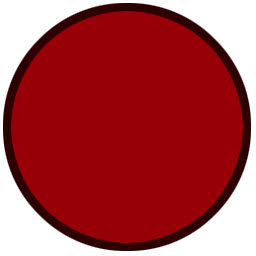
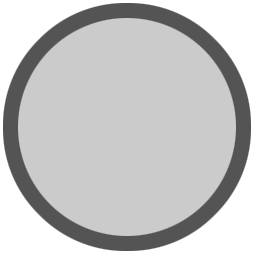
Layers edited between the first and the second 256px x 256px image:
painted on "Layer 1" over bbox(3, 3, 251, 251)
added layer "Hue/Saturation 1" over bbox(3, 3, 251, 251)
